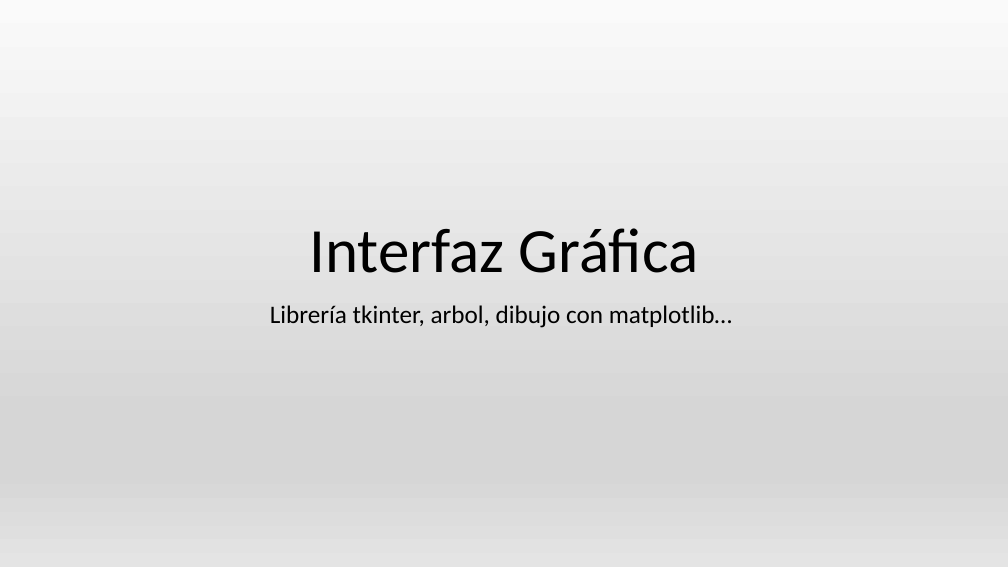
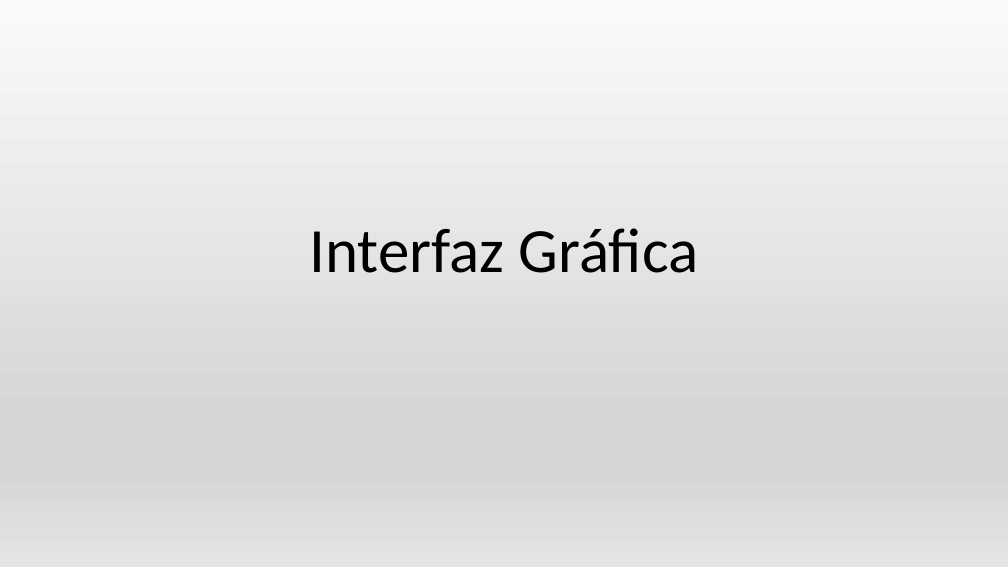
Before and after one commit to AGarciaCast/MetroJapon, a slide deck: slide 18 of PresentacionMetro.pptx (slide 10 before the commit). Drawn at 1008x567 pixels with LibreOffice and Linux fonts; fonts in the diff are those of the drawing. Boxes give left, top, right and bottom in pixels: in the first picture for what was removed or moved away, otherwise in the second. Text is boxed around its words. In the diff, an @@ line names an element or a change of style, - is before the commit and + after.

```diff
--- a/PresentacionMetro.pptx
+++ b/PresentacionMetro.pptx
@@ subtitle removed at (x1=270, y1=305, x2=732, y2=328) @@
-Librería tkinter, arbol, dibujo con matplotlib…
```
Also in this commit, not shown: 7 other slides changed, 11 slides added, 1 slide removed, 2 other files.
